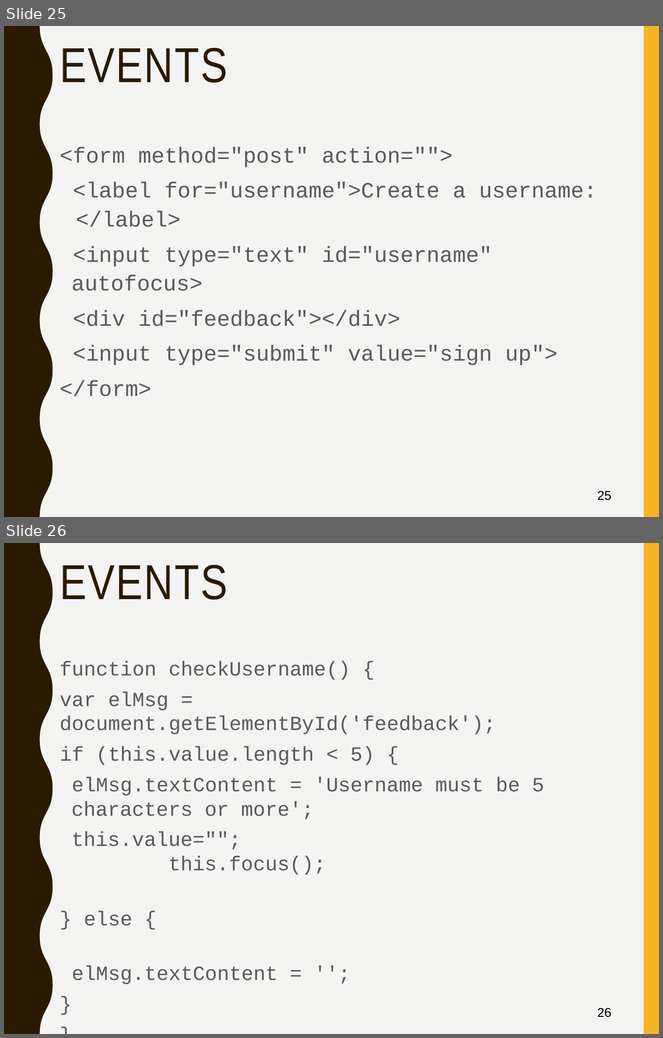
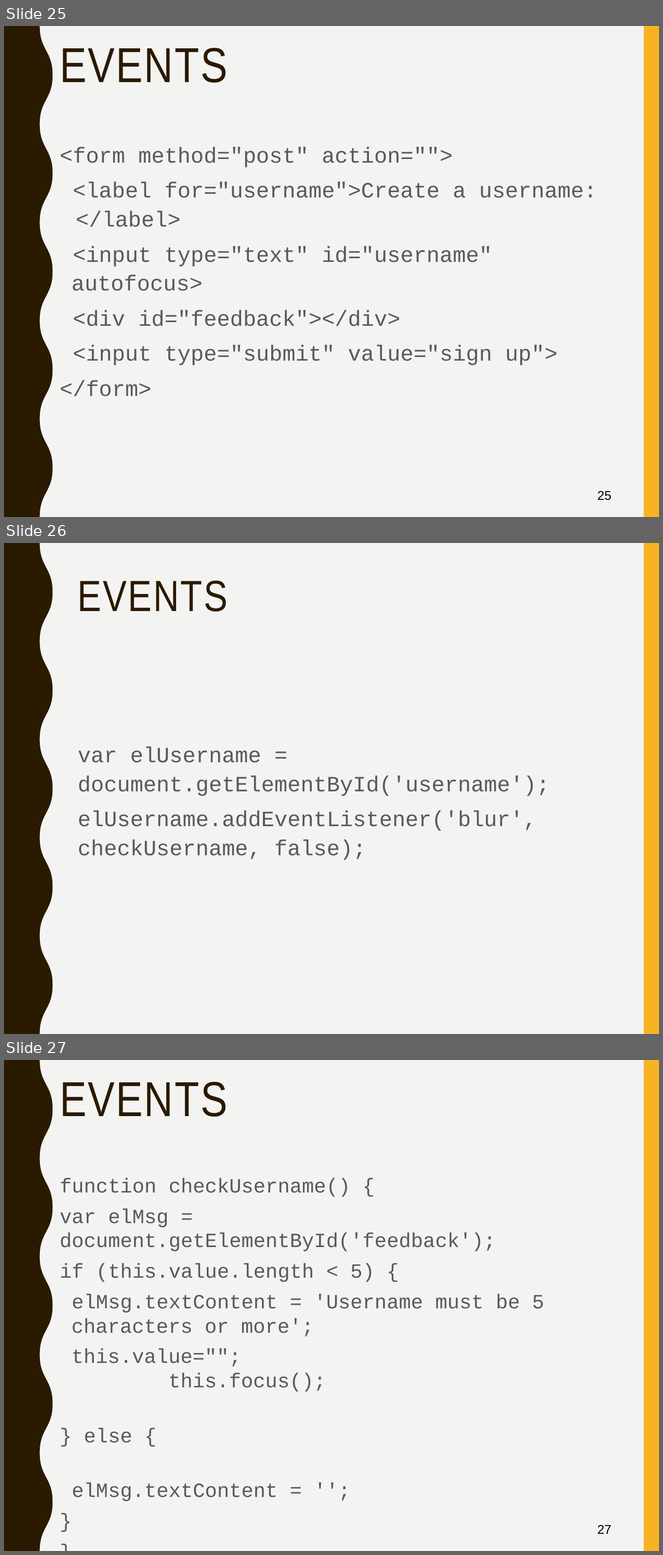
Before and after one commit to mlyngweb1/Website-Development-2-src, a slide deck: topic-04-JavaScript-3/talk-1/talk-1.pptx. Shown one above the other, each under a label of ours: slides 25 and 26 before the commit, slides 25, 26 and 27 after it. The pictures are 663x1038 and 663x1555 pixels, drawn with LibreOffice and Linux fonts; fonts in the diff are those of the drawing. Boxes give left, top, right and bottom in pixels: in the first picture for what was removed or moved away, otherwise in the second. Text is boxed around its words. In the diff, an @@ line names an element or a change of style, - is before the commit and + after.

```diff
--- a/topic-04-JavaScript-3/talk-1/talk-1.pptx
+++ b/topic-04-JavaScript-3/talk-1/talk-1.pptx
@@ slide 26 added at box(4, 543, 659, 1034), background #F3F3F2; not listed: 2 template elements that a slide beside it also shows @@
@@ title added at box(78, 580, 228, 612), 48 pt, text #2A1A00 @@
+EVENTS
@@ text added at box(78, 747, 550, 860), 24 pt, text #595959 @@
+var elUsername = document.getElementById('username');
+elUsername.addEventListener('blur', checkUsername, false);
@@ what was slide 26 is now slide 27 @@
@@ page number at box(597, 1525, 611, 1534): text changed @@
-26
+27
```
Also in this commit, not shown: 31 other files.
